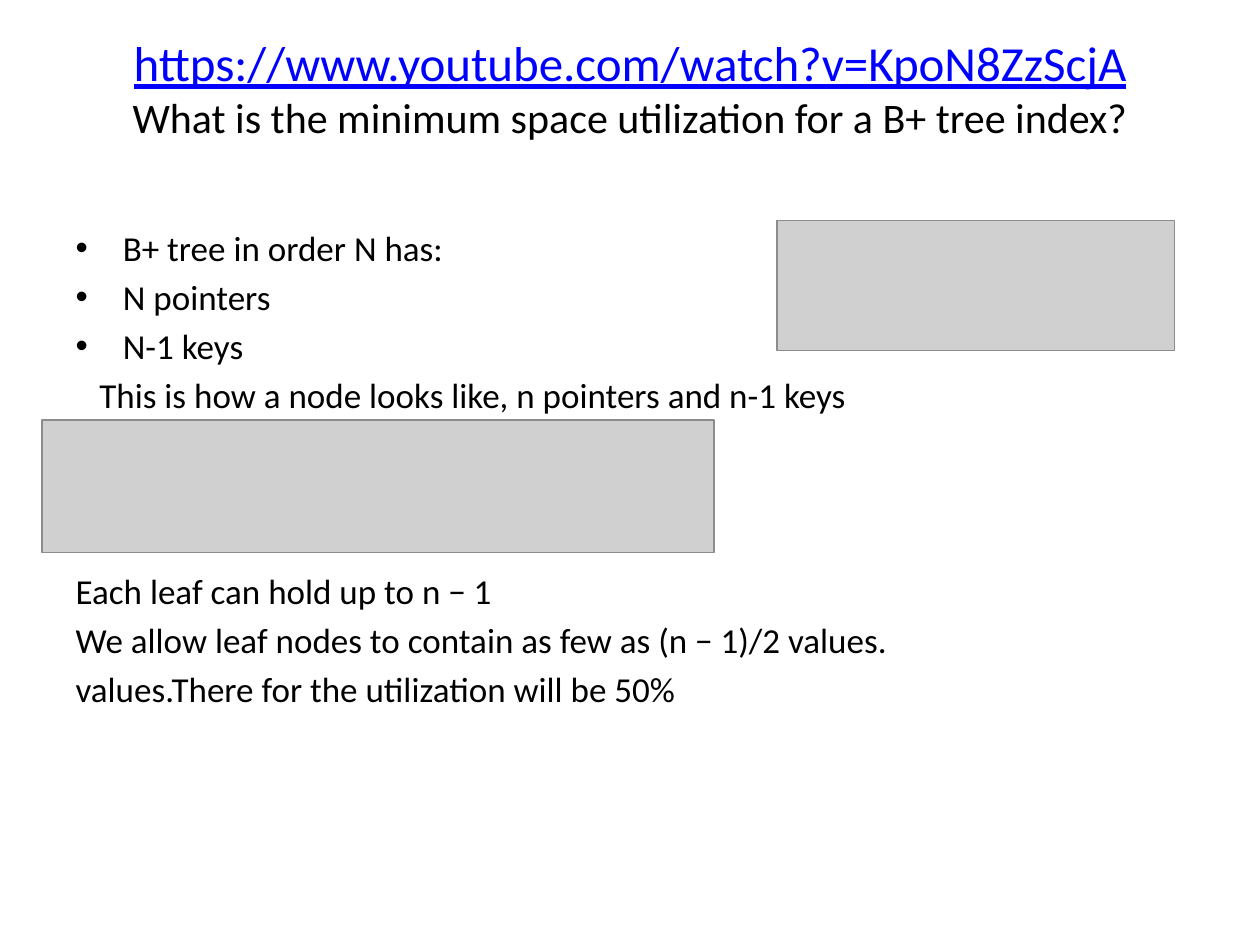
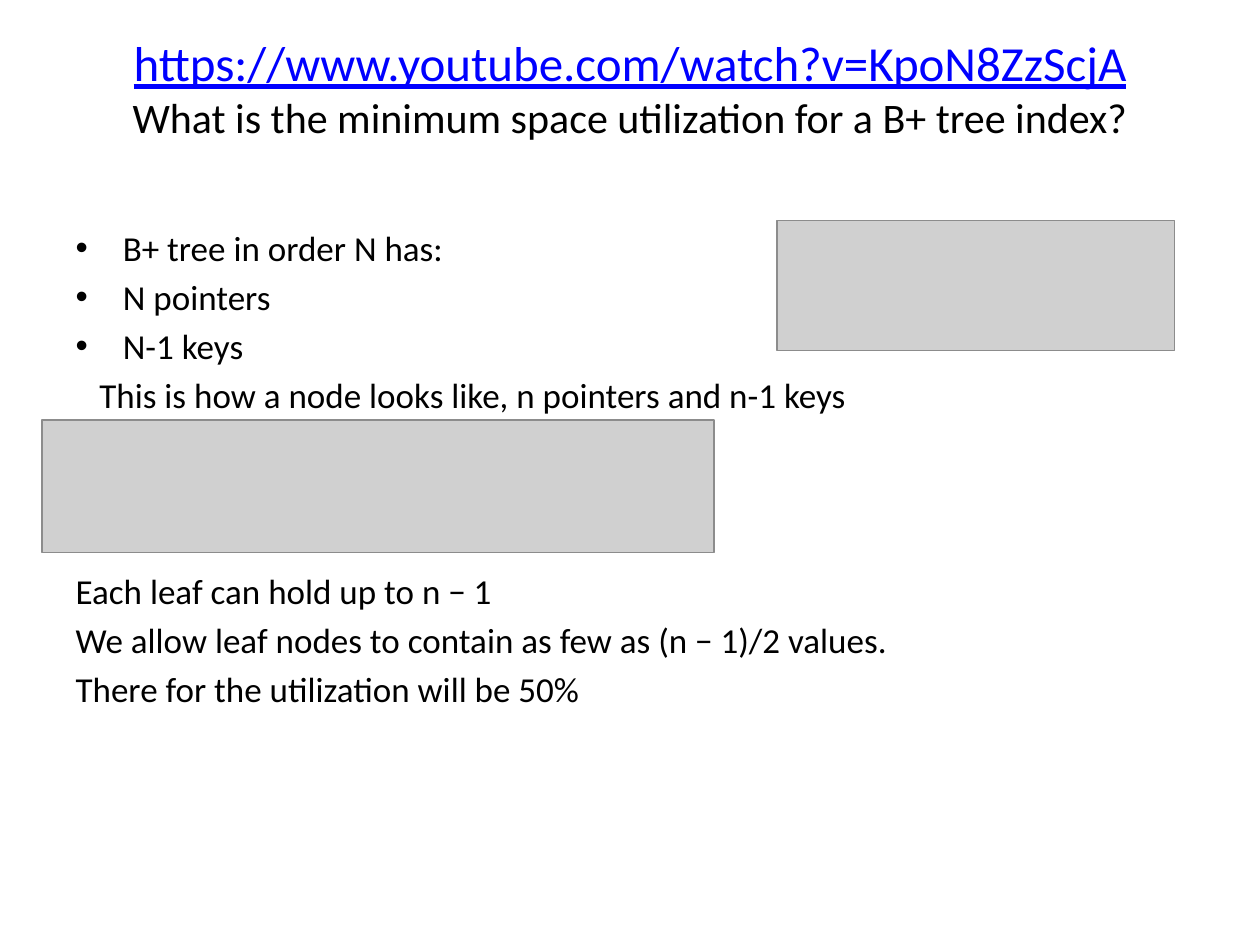
Before and after one commit to Kaitel/OOP, a slide deck: slide 11 of 20277 Database systems/Indexing and Hashing_chapater11.pptx. Drawn at 1260x945 pixels with LibreOffice and Linux fonts; fonts in the diff are those of the drawing; grey boxes stand for pictures. Boxes give left, top, right and bottom in pixels: in the first picture for what was removed or moved away, otherwise in the second. Text is boxed around its words. In the diff, an @@ line names an element or a change of style, - is before the commit and + after.

```diff
--- a/20277 Database systems/Indexing and Hashing_chapater11.pptx
+++ b/20277 Database systems/Indexing and Hashing_chapater11.pptx
@@ text at bbox=[76, 677, 579, 703]: text changed @@
-values.There for the utilization will be 50%
+There for the utilization will be 50%
```
Also in this commit, not shown: 5 other slides changed, 1 other file.
